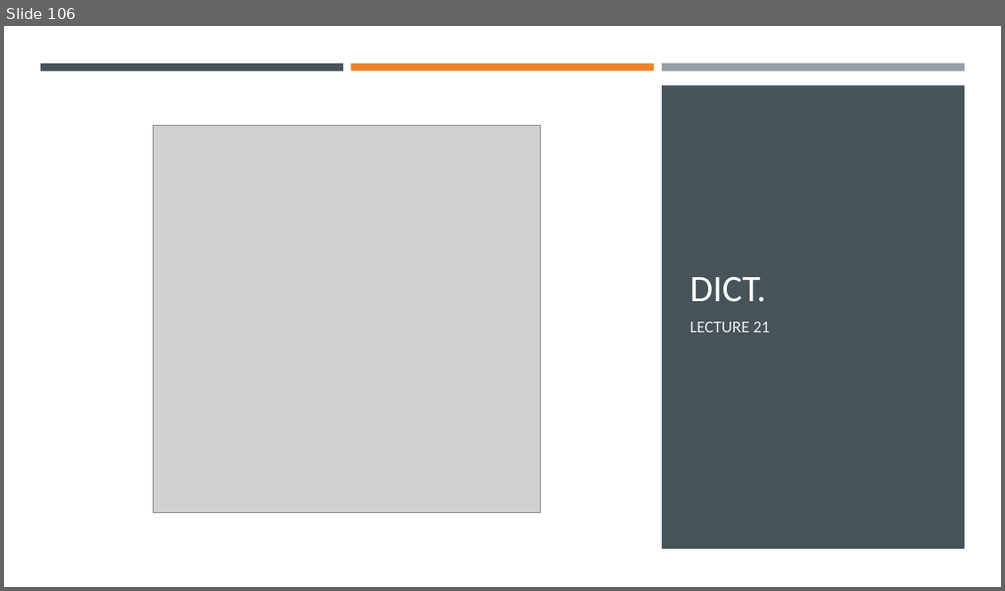
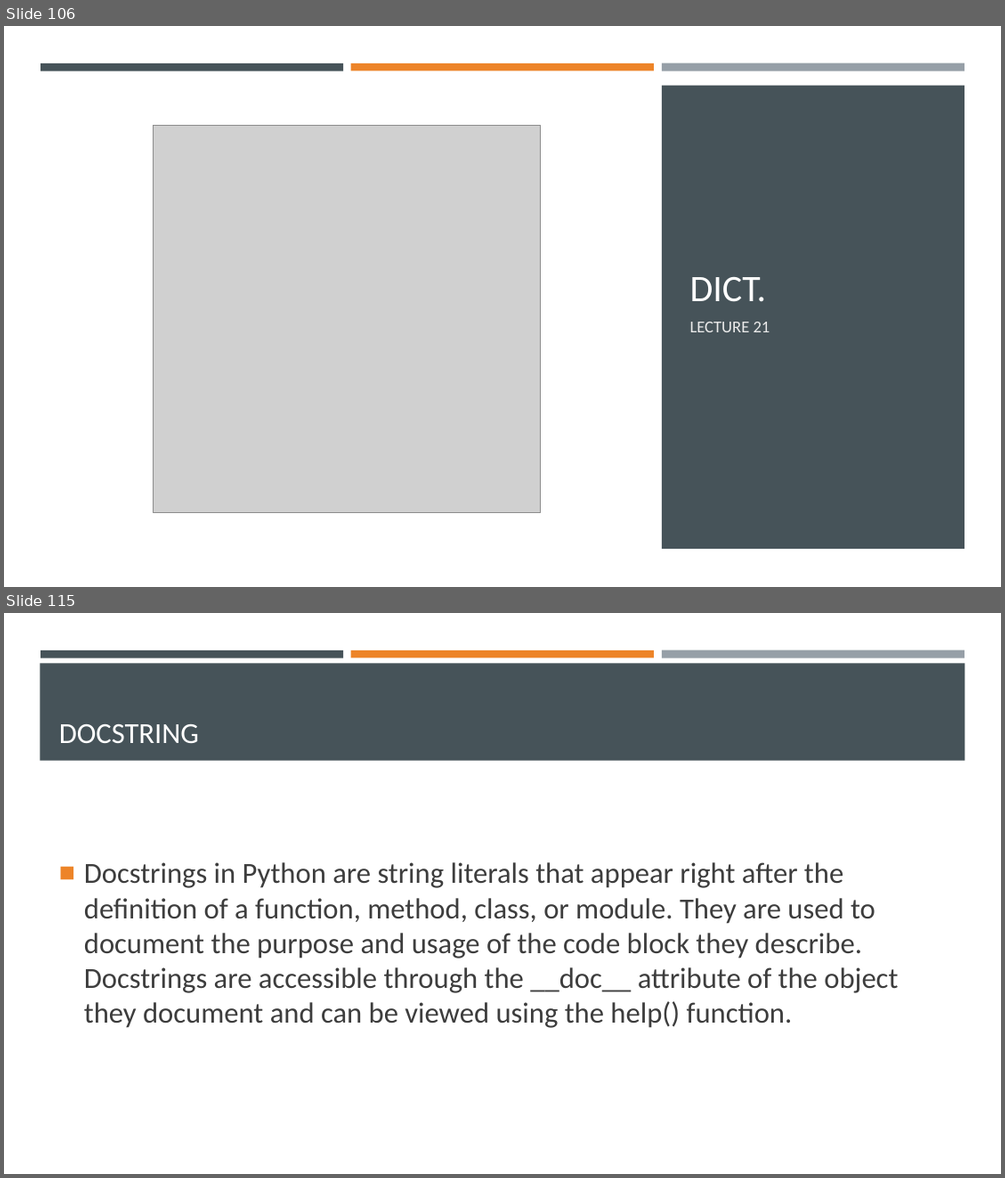
Before and after one commit to Ghost0396/iot, a slide deck: python/Python 3.pptx. Shown one above the other, each under a label of ours: slide 106 before the commit, slides 106 and 115 after it; the slides between them are not shown. The pictures are 1005x591 and 1005x1178 pixels, drawn with LibreOffice and Linux fonts; fonts in the diff are those of the drawing; grey boxes stand for pictures. Boxes give left, top, right and bottom in pixels: in the first picture for what was removed or moved away, otherwise in the second. Text is boxed around its words. In the diff, an @@ line names an element or a change of style, - is before the commit and + after.

```diff
--- a/python/Python 3.pptx
+++ b/python/Python 3.pptx
@@ slide 115 added at (4,613,1001,1174), background #FFFFFF @@
@@ rectangle added at (40,663,965,761), fill #465359 @@
@@ rectangle added at (40,650,343,657), fill #465359 @@
@@ rectangle added at (351,650,654,657), fill #ED8428 @@
@@ rectangle added at (662,650,964,658), fill #969FA7 @@
@@ title added at (59,724,199,743), 28 pt, text #FFFFFF @@
+DOCSTRING
@@ text added at (84,862,898,1028), 28 pt, text #3D3D3D @@
+■ Docstrings in Python are string literals that appear right after the definition of a function, method, class, or module. They are used to document the purpose and usage of the code block they describe. Docstrings are accessible through the __doc__ attribute of the object they document and can be viewed using the help() function.
```
Also in this commit, not shown: 17 other slides added, 1 slide removed, 2 other files.
